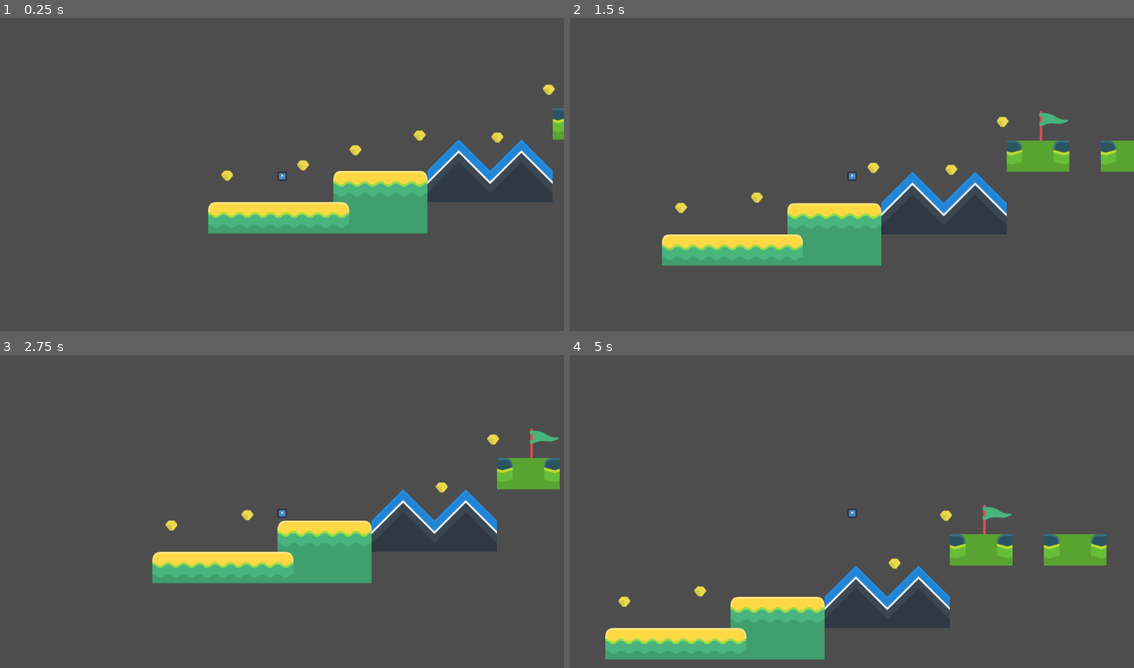
Above: before the commit, frames 1-4 (two rows, left to right).
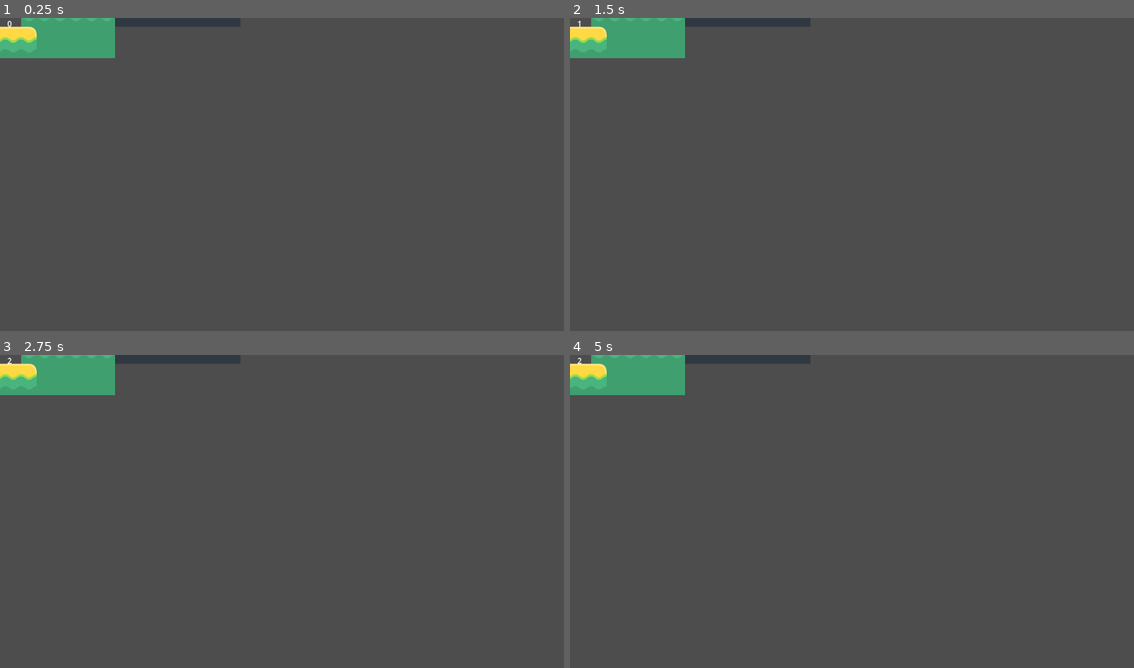
Above: after the commit, the same moments.

Repository: alwod/ADA-GameJam
Game: Godot game, scene res://levels/level_1.tscn
Two runs of this game, one before a commit and one after it. Both use one fixed random seed, a clock stepped at 60 frames per second and the inputs below. The engine's default icon, where the game draws it, is replaced by a stand-in: a white triangle on a blue panel in a dark square.
Inputs:
- Up to frame 1 (0.25 s): no input
- Up to frame 2 (1.5 s): hold S (duck) 0.53-1.28 s; hold D (move_right) from 0.53 s (still down); tap Space (jump) at 0.77 s; tap S (duck) at 1.35 s
- Up to frame 3 (2.75 s): tap Space (jump) at 1.52 s; release D (move_right) at 2.03 s; hold A (move_left) from 2.03 s (still down); hold S (duck) from 2.03 s (still down)
- Up to frame 4 (5 s): release A (move_left) at 2.78 s; release S (duck) at 2.78 s; hold D (move_right) 2.78-4.28 s; tap S (duck) at 2.85, 4.35 s; tap Space (jump) at 3.02, 3.77, 4.52 s; hold S (duck) 3.53-4.28 s; hold A (move_left) from 4.28 s (still down)

The runs differ from the first frame. In frame 1, 12% of the frame differs, in the area x 0-100%, y 0-69%; in frame 2, 14%; in frame 3, 13%; in frame 4, 14%, in the area x 0-96%, y 0-98%.

Commit message:
ui for coin collection

Diff:
--- /dev/null
+++ b/source/hud.gd
@@ -0,0 +1,12 @@
+extends CanvasLayer
+@onready var score_label: Label = $ScoreLabel
+
+
+# Called when the node enters the scene tree for the first time.
+func _ready() -> void:
+	pass # Replace with function body.
+
+
+# Called every frame. 'delta' is the elapsed time since the previous frame.
+func _process(delta: float) -> void:
+	score_label.text = str(GameManager.coins)
--- /dev/null
+++ b/source/hud.tscn
@@ -0,0 +1,12 @@
+[gd_scene load_steps=2 format=3 uid="uid://betx2fwdu5xvn"]
+
+[ext_resource type="Script" uid="uid://5rqtf30awdt0" path="res://hud.gd" id="1_37p78"]
+
+[node name="HUD" type="CanvasLayer"]
+script = ExtResource("1_37p78")
+
+[node name="ScoreLabel" type="Label" parent="."]
+offset_right = 40.0
+offset_bottom = 23.0
+text = "0"
+horizontal_alignment = 1
--- a/source/levels/level_1.tscn
+++ b/source/levels/level_1.tscn
@@ -1,8 +1,9 @@
-[gd_scene load_steps=6 format=4 uid="uid://c8btxc1wjq1pm"]
+[gd_scene load_steps=7 format=4 uid="uid://c8btxc1wjq1pm"]
 
 [ext_resource type="Texture2D" uid="uid://cajwu6wl5y1k7" path="res://kenney_abstract-platformer/Tilesheet/tilesheet_complete.png" id="1_vn7o3"]
 [ext_resource type="PackedScene" uid="uid://chfevr6ydp1ni" path="res://player/player_v3.tscn" id="2_jirdo"]
 [ext_resource type="PackedScene" uid="uid://bsk54chxx04cd" path="res://coin.tscn" id="3_bt44k"]
+[ext_resource type="PackedScene" uid="uid://betx2fwdu5xvn" path="res://hud.tscn" id="4_kx6l7"]
 
 [sub_resource type="TileSetAtlasSource" id="TileSetAtlasSource_jirdo"]
 texture = ExtResource("1_vn7o3")
@@ -513,3 +514,5 @@
 
 [node name="Coin6" parent="." instance=ExtResource("3_bt44k")]
 position = Vector2(483, -212)
+
+[node name="HUD" parent="." instance=ExtResource("4_kx6l7")]
--- a/source/player/player_v3.tscn
+++ b/source/player/player_v3.tscn
@@ -8,8 +8,6 @@
 [node name="CharacterBody2D" type="CharacterBody2D"]
 script = ExtResource("1_4gc3r")
 
-[node name="Camera2D" type="Camera2D" parent="."]
-
 [node name="CollisionShape2D" type="CollisionShape2D" parent="."]
 shape = SubResource("CapsuleShape2D_4gc3r")
 
Not shown, added: source/hud.gd.uid
